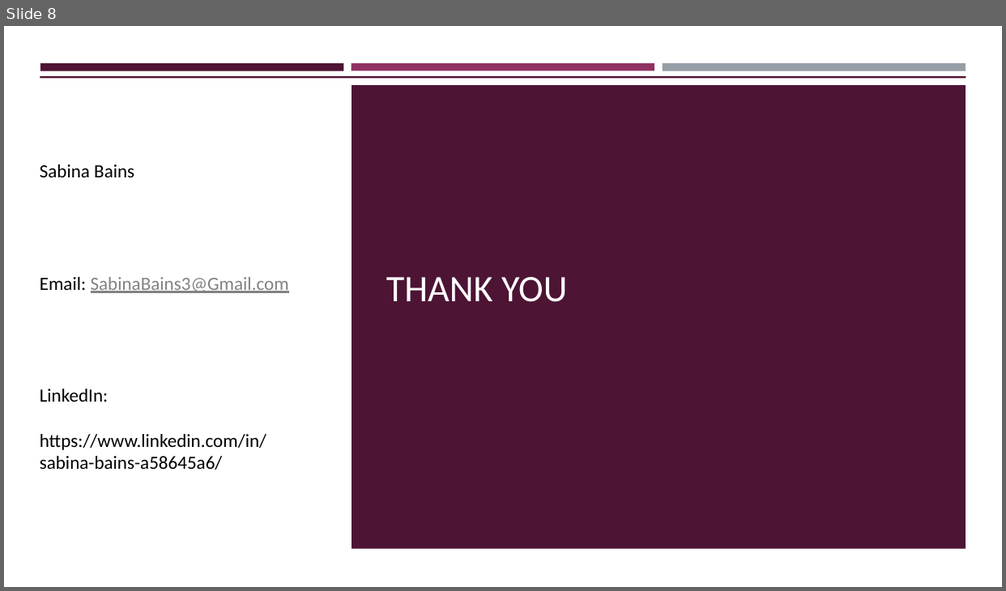
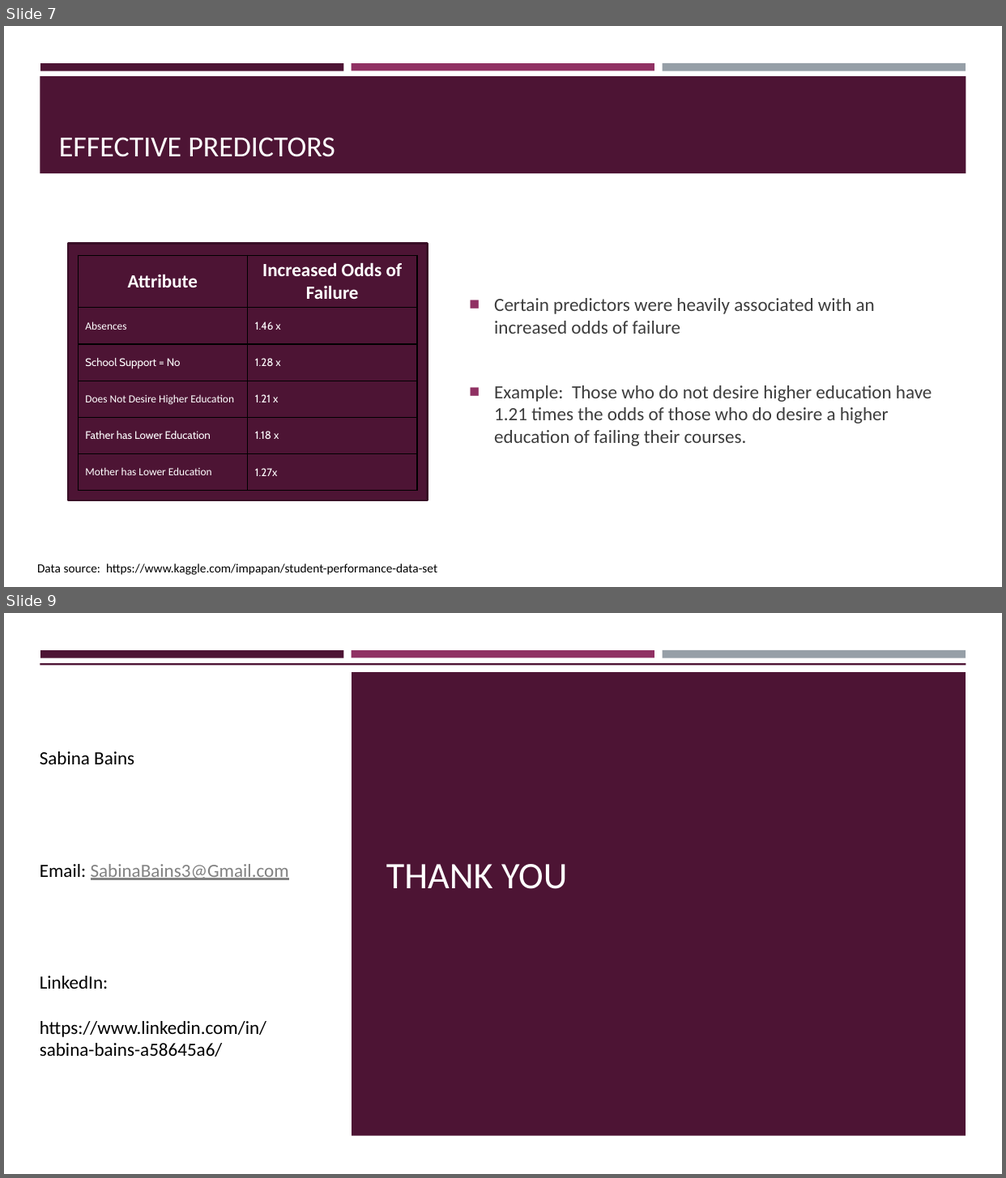
Before and after one commit to sabinabains/dsc-phase-3-project, a slide deck: dsc-phase-3-project-presentation 3.28.pptx. Shown one above the other, each under a label of ours: slide 8 before the commit, slides 7 and 9 after it; the slides between them are not shown. The pictures are 1006x591 and 1006x1178 pixels, drawn with LibreOffice and Linux fonts; fonts in the diff are those of the drawing. Boxes give left, top, right and bottom in pixels: in the first picture for what was removed or moved away, otherwise in the second. Text is boxed around its words. In the diff, an @@ line names an element or a change of style, - is before the commit and + after.

```diff
--- a/dsc-phase-3-project-presentation 3.28.pptx
+++ b/dsc-phase-3-project-presentation 3.28.pptx
@@ slide 7 added at box(4, 26, 1002, 587), background #FFFFFF; not listed: 1 template element that a slide beside it also shows @@
@@ rectangle added at box(40, 63, 344, 71), fill #4D1434 @@
@@ rectangle added at box(351, 63, 654, 71), fill #903163 @@
@@ rectangle added at box(662, 63, 965, 71), fill #969FA7 @@
@@ title added at box(59, 137, 335, 157), 28 pt, text #FFFFFF @@
+EFFECTIVE PREDICTORS
@@ rectangle added at box(68, 244, 428, 501), fill #4D1434, outline #390F26 1.75 pt @@
@@ table added at box(78, 255, 418, 491), 6 rows, 2 columns @@
+Attribute | Increased Odds of Failure
+Absences | 1.46 x
+School Support = No | 1.28 x
+Does Not Desire Higher Education | 1.21 x
+Father has Lower Education | 1.18 x
+Mother has Lower Education | 1.27x
@@ text added at box(494, 298, 932, 446), 18 pt, text #3D3D3D @@
+■ Certain predictors were heavily associated with an increased odds of failure
+■ Example: Those who do not desire higher education have 1.21 times the odds of those who do desire a higher education of failing their courses.
@@ text added at box(37, 564, 437, 575), 12 pt, text #000000 @@
+Data source: https://www.kaggle.com/impapan/student-performance-data-set
@@ what was slide 8 is now slide 9 @@
```
Also in this commit, not shown: 6 slides changed, 2 other slides added, 2 other files.
